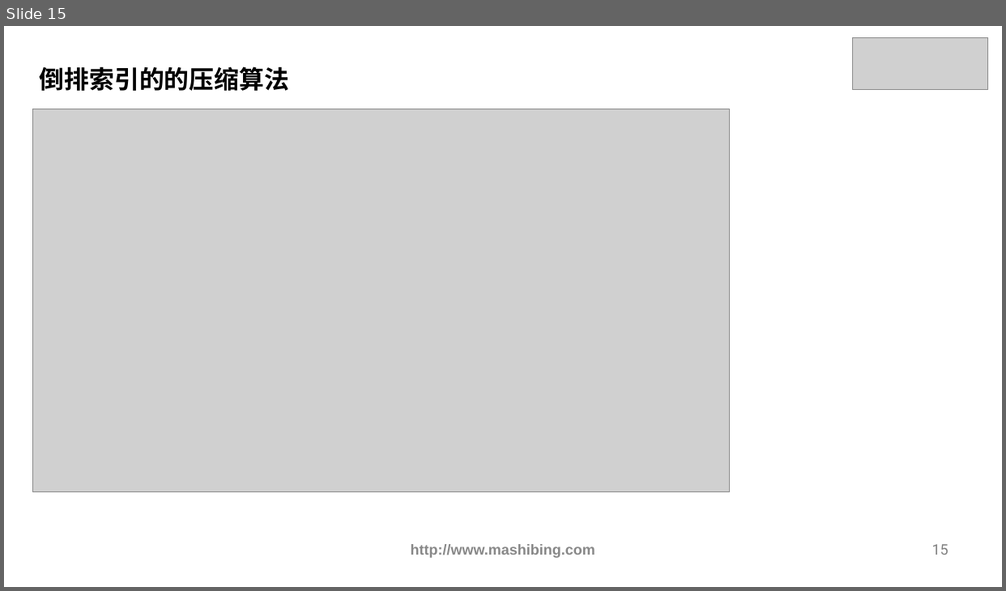
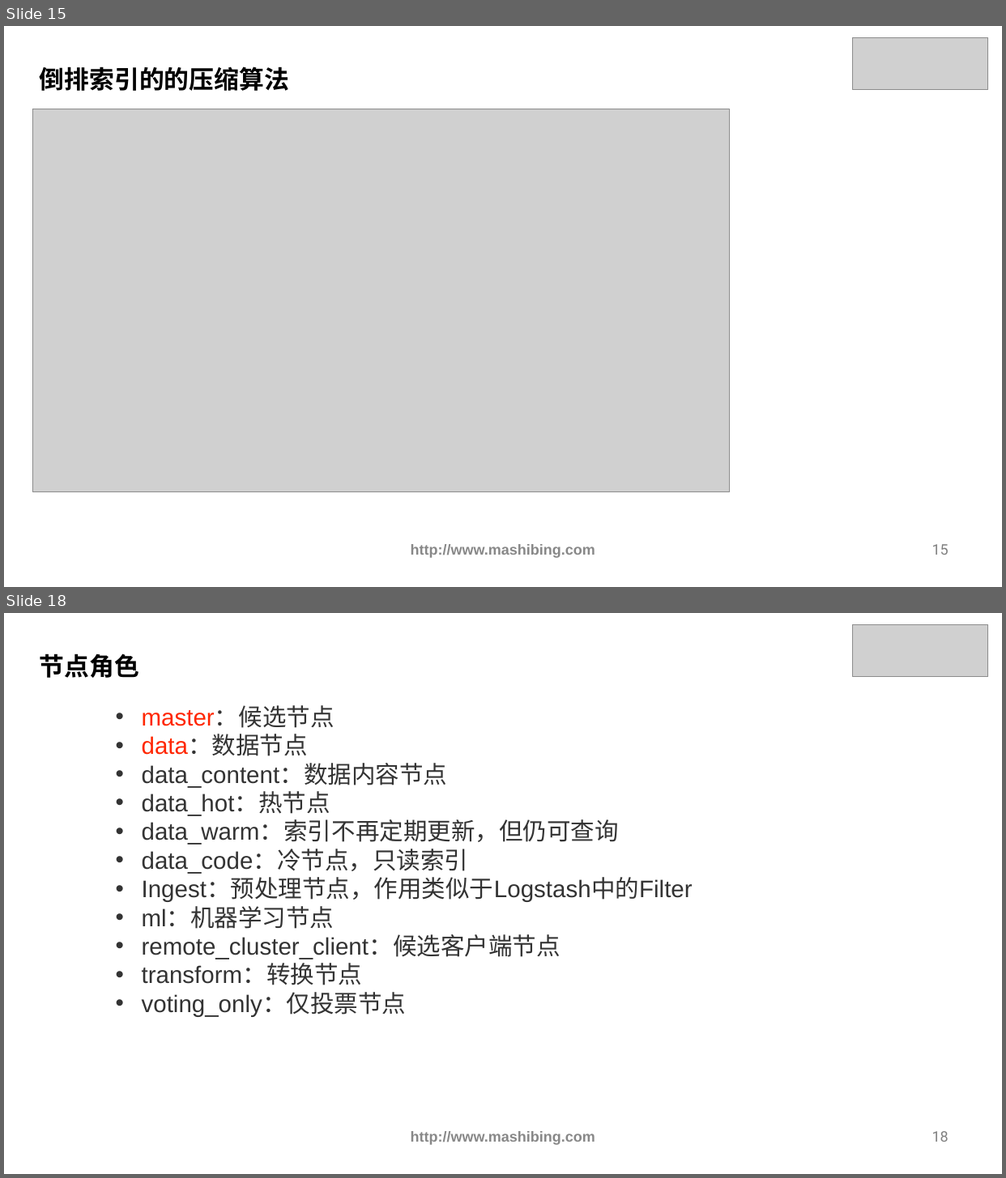
Before and after one commit to ybbstudy/Elastic-Stack, a slide deck: 1 核心知识篇/03-核心概念/课件/核心概念.pptx. Shown one above the other, each under a label of ours: slide 15 before the commit, slides 15 and 18 after it; the slides between them are not shown. The pictures are 1006x591 and 1006x1178 pixels, drawn with LibreOffice and Linux fonts; fonts in the diff are those of the drawing; grey boxes stand for pictures. Boxes give left, top, right and bottom in pixels: in the first picture for what was removed or moved away, otherwise in the second. Text is boxed around its words. In the diff, an @@ line names an element or a change of style, - is before the commit and + after.

Commit message:
更新核心概念PPT

```diff
--- a/1 核心知识篇/03-核心概念/课件/核心概念.pptx
+++ b/1 核心知识篇/03-核心概念/课件/核心概念.pptx
@@ slide 18 added at (4, 613, 1002, 1174), background #FFFFFF @@
@@ picture added at (852, 624, 987, 677) @@
@@ text added at (40, 653, 139, 678), 24 pt, text #000000, bold @@
+节点角色
@@ text added at (142, 707, 692, 1017), 23 pt, text #333333 @@
+• master：候选节点
+• data：数据节点
+• data_content：数据内容节点
+• data_hot：热节点
+• data_warm：索引不再定期更新，但仍可查询
+• data_code：冷节点，只读索引
+• Ingest：预处理节点，作用类似于Logstash中的Filter
+• ml：机器学习节点
+• remote_cluster_client：候选客户端节点
+• transform：转换节点
+• voting_only：仅投票节点
@@ text added at (411, 1131, 595, 1145), 14 pt, text #888888, bold @@
+http://www.mashibing.com
@@ page number added at (932, 1131, 948, 1142), 14 pt, text #7F7F7F @@
+18
```
Also in this commit, not shown: 4 slides changed, 6 other slides added.
